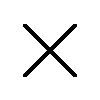
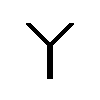
Layers edited between the first and the second 100×100 image:
added layer "Y" above "X" over (26, 23, 74, 79)
hid "X" over (23, 24, 77, 77)
